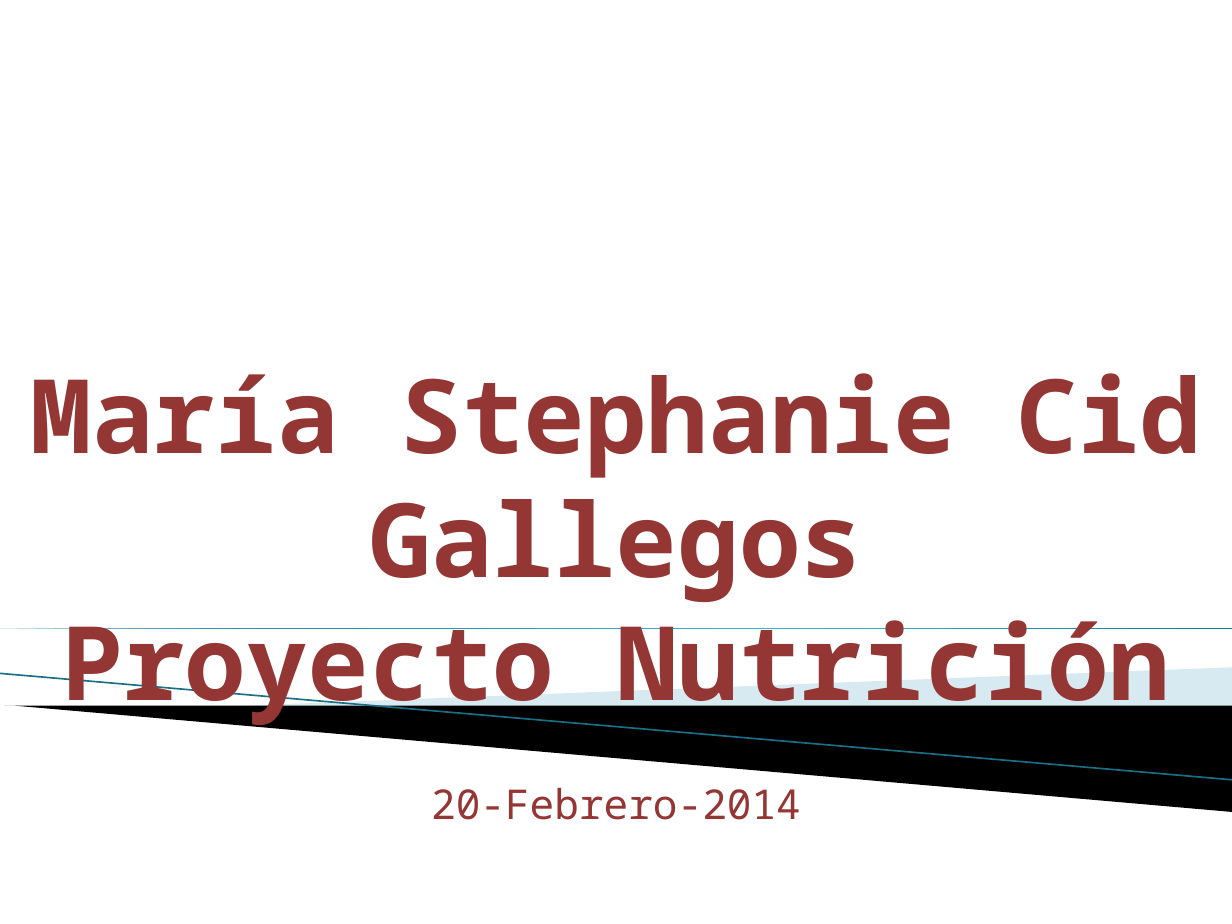
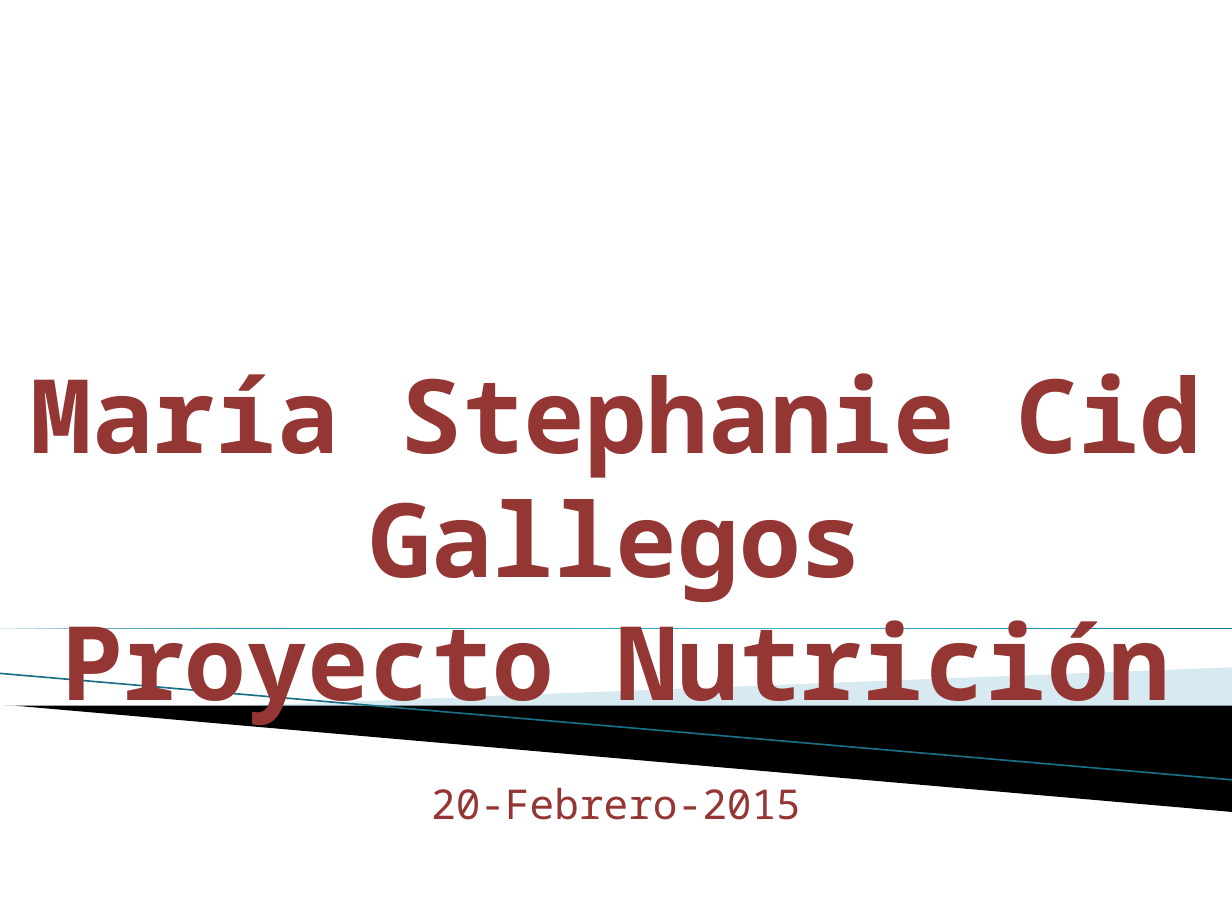
Before and after one commit to francisco-alamillo/ProyectoNutricion, a slide deck: slide 1 of Documentacion/UPIIZ_PTLL_PresentaciónAprobaciónProyecto.pptx. Drawn at 1232x924 pixels with LibreOffice and Linux fonts; fonts in the diff are those of the drawing; background and template pictures are left out. Boxes give left, top, right and bottom in pixels: in the first picture for what was removed or moved away, otherwise in the second. Text is boxed around its words. In the diff, an @@ line names an element or a change of style, - is before the commit and + after.

```diff
--- a/Documentacion/UPIIZ_PTLL_PresentaciónAprobaciónProyecto.pptx
+++ b/Documentacion/UPIIZ_PTLL_PresentaciónAprobaciónProyecto.pptx
@@ text at (431,787,801,820): text changed @@
-20-Febrero-2014
+20-Febrero-2015
```
Also in this commit, not shown: 3 other slides changed.
